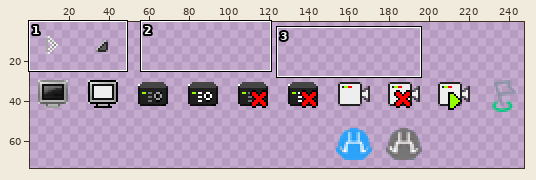
File history of a sprite sheet, oui/tree/skin/device/imgs/tree-device.png. The picture above shows the old version from afar; the outline marks the close-up.
Close-up. As it was:
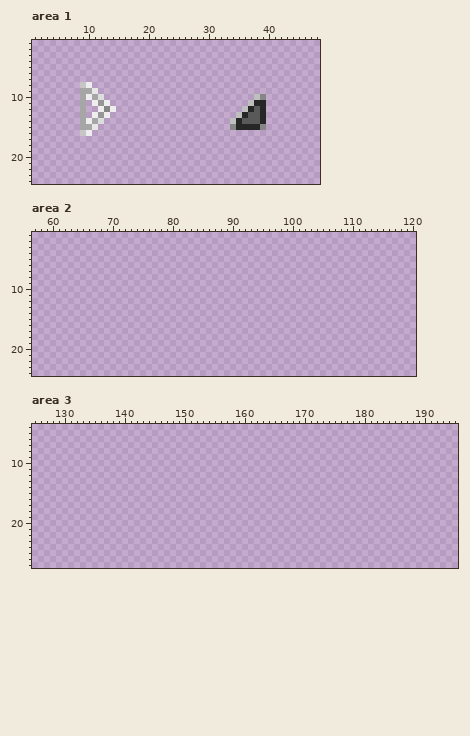
The file is 300x150 pixels. Pixels under 10% opacity are left out. Colours within 5 levels of each other are drawn and written as one. Shown: area 1: x 1..48, y 1..24; area 2: x 57..120, y 1..24; area 3: x 125..195, y 4..27. The wide view leaves out empty margins.
Once edited:
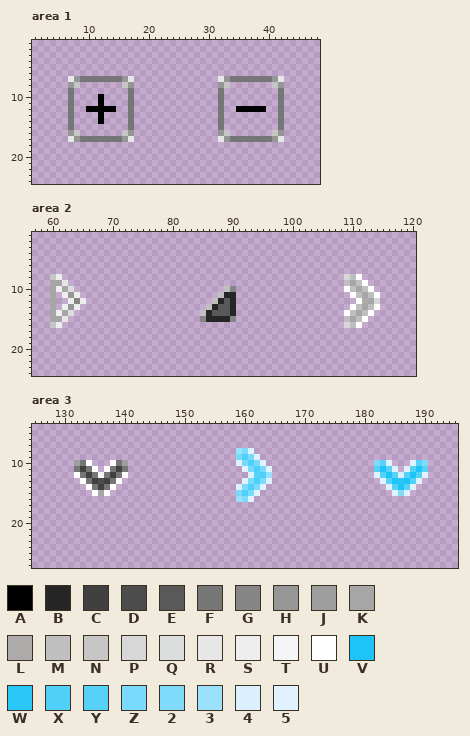
Palette (. is transparent): A #000000  B #262626  C #404040  D #4c4c4c  E #595959  F #767676  G #868686  H #969696  J #9e9e9e  K #a6a6a6  L #adaba9  M #bfbfbf  N #c6c6c6  P #d7d7d7  Q #dcdedd  R #e7e7e7  S #eeeeee  T #f4f5f6  U #ffffff  V #1cc4f7  W #28c7f8  X #4ed0f9  Y #56d2f9  Z #7adafb  2 #80dbfb  3 #9ae2fc  4 #daf0ff  5 #e1f2ff
From old to new:
Changed rows in their new state; - is an unchanged pixel.
Area 1:
first column x 7:
 7 RHFFFFFFFHR--------------RHFFFFFFFHR
 8 HN..-----NH--------------HN-------NH
 9 F-...-----F--------------F---------F
10 F-...A----F--------------F-----..--F
11 F-.-.A.---F--------------F----...--F
12 F-.AAAAA--F--------------F--AAAAA--F
13 F-.-.A.---F--------------F--.....--F
14 F-...A----F--------------F-......--F
15 F-...-----F--------------F-......--F
16 HN..-----NH--------------HN-------NH
17 RHFFFFFFFHR--------------RHFFFFFFFHR
Area 2:
first column x 60:
 8 NS-----------------------------------------------PMU---
 9 KKR----------------------------------------------MKMU--
10 KSKQ-------------------------MG------------------UMKMU-
11 K-SHS-----------------------MBB-------------------UMKMU
12 K--SGS---------------------MBEB--------------------ULKP
13 K-SHS---------------------MBEEB-------------------UMKMU
14 KSKQ---------------------MBEEEB------------------UMKMU-
15 KKR----------------------GBBBBG------------------MKMU--
16 NS-----------------------------------------------PMU---
Area 3:
first column x 132:
 8 ---------------------------3Z5-----------------------------
 9 ---------------------------ZXZ5----------------------------
10 JFU---UFJ------------------5ZXZ5------------------2Y5---5Y2
11 FCFU-UFCF-------------------5ZXZ5-----------------YVY5-5YVY
12 UFCFTFCFU--------------------5YX3-----------------5YVY4YVY5
13 -UFCDCFU--------------------5ZXZ5------------------5YVWVY5-
14 --UFCFU--------------------5ZXZ5--------------------5YVY5--
15 ---UKU---------------------ZXZ5----------------------525---
16 ---------------------------3Z5-----------------------------
Pixel boxes of the changes (left, top, right, bottom) in both close-ups:
changed: (68, 76, 134, 142)
changed: (218, 76, 284, 142)
added: (50, 274, 86, 328)
added: (344, 274, 380, 328)
added: (200, 286, 236, 322)
added: (236, 448, 272, 502)
added: (74, 460, 128, 496)
added: (374, 460, 428, 496)
